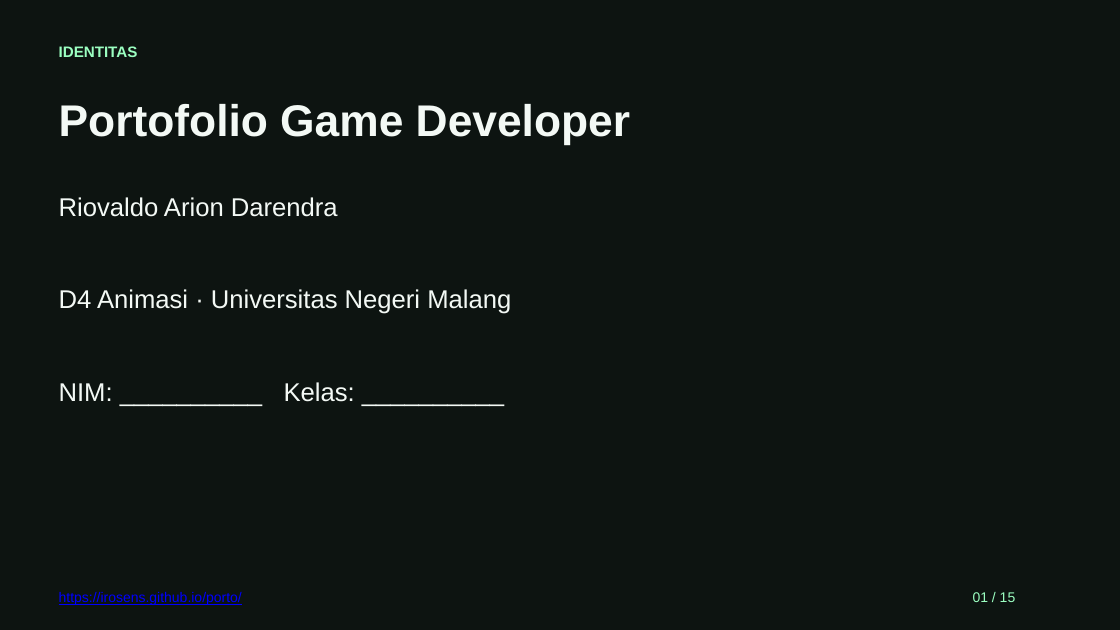
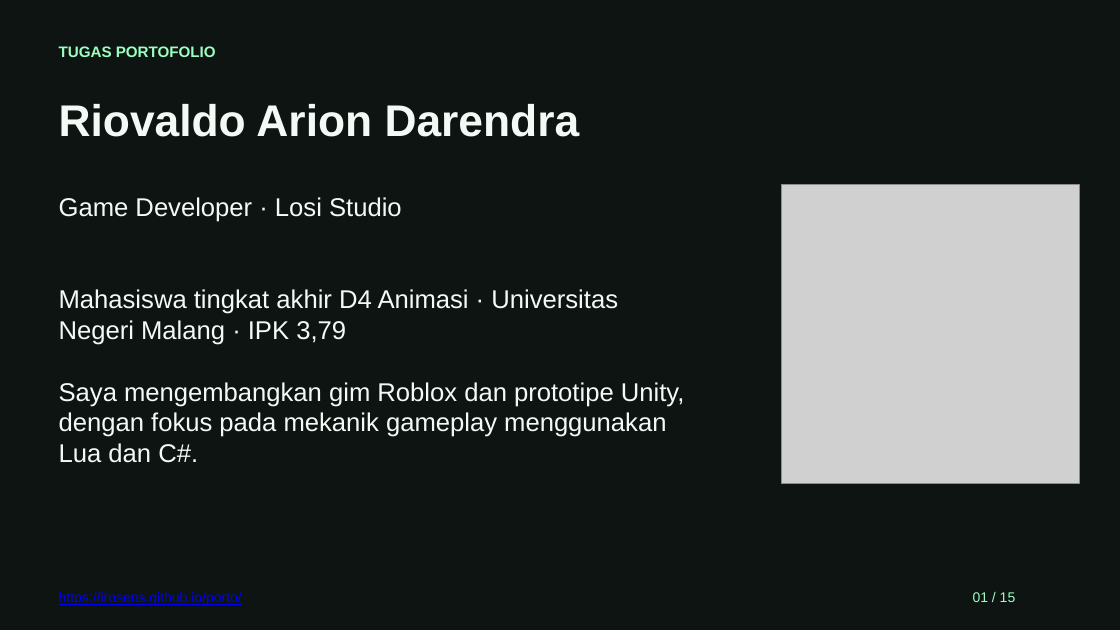
Before and after one commit to IrOsens/porto, a slide deck: slide 1 of tugas-porto/portofolio-riovaldo.pptx. Drawn at 1120x630 pixels with LibreOffice and Linux fonts; fonts in the diff are those of the drawing; grey boxes stand for pictures. Boxes give left, top, right and bottom in pixels: in the first picture for what was removed or moved away, otherwise in the second. Text is boxed around its words. In the diff, an @@ line names an element or a change of style, - is before the commit and + after.

Commit message:
Redesign coursework slides as a full-screen cyberpunk presentation

```diff
--- a/tugas-porto/portofolio-riovaldo.pptx
+++ b/tugas-porto/portofolio-riovaldo.pptx
@@ text at (59, 46, 216, 57): text changed @@
-IDENTITAS
+TUGAS PORTOFOLIO
@@ text "Riovaldo Arion Darendra": place and size @@
-text "Riovaldo Arion Darendra" at (59, 197, 338, 217)
+text "Riovaldo Arion Darendra" at (59, 104, 580, 137)
@@ text "Riovaldo Arion Darendra" at (59, 104, 580, 137): size 22 to 38 pt, bold on @@
@@ text removed at (59, 104, 630, 145) @@
-Portofolio Game Developer
@@ text added at (59, 197, 402, 222), 22 pt, text #F3F9F5 @@
+Game Developer · Losi Studio
@@ picture added at (781, 185, 1080, 483) @@
@@ text at (59, 289, 618, 345): text changed @@
-D4 Animasi · Universitas Negeri Malang
+Mahasiswa tingkat akhir D4 Animasi · Universitas Negeri Malang · IPK 3,79
@@ text removed at (59, 382, 355, 402) @@
-NIM: __________ Kelas: __________
@@ text added at (59, 382, 685, 463), 22 pt, text #F3F9F5 @@
+Saya mengembangkan gim Roblox dan prototipe Unity, dengan fokus pada mekanik gameplay menggunakan Lua dan C#.
```
Also in this commit, not shown: 14 other files.
